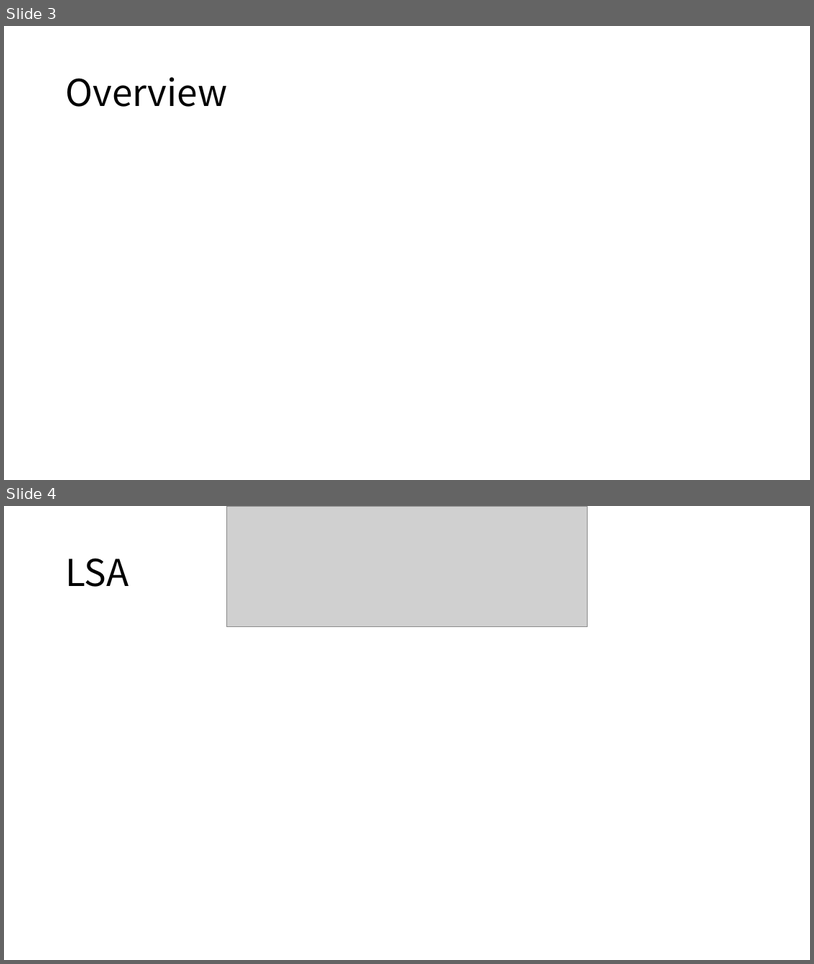
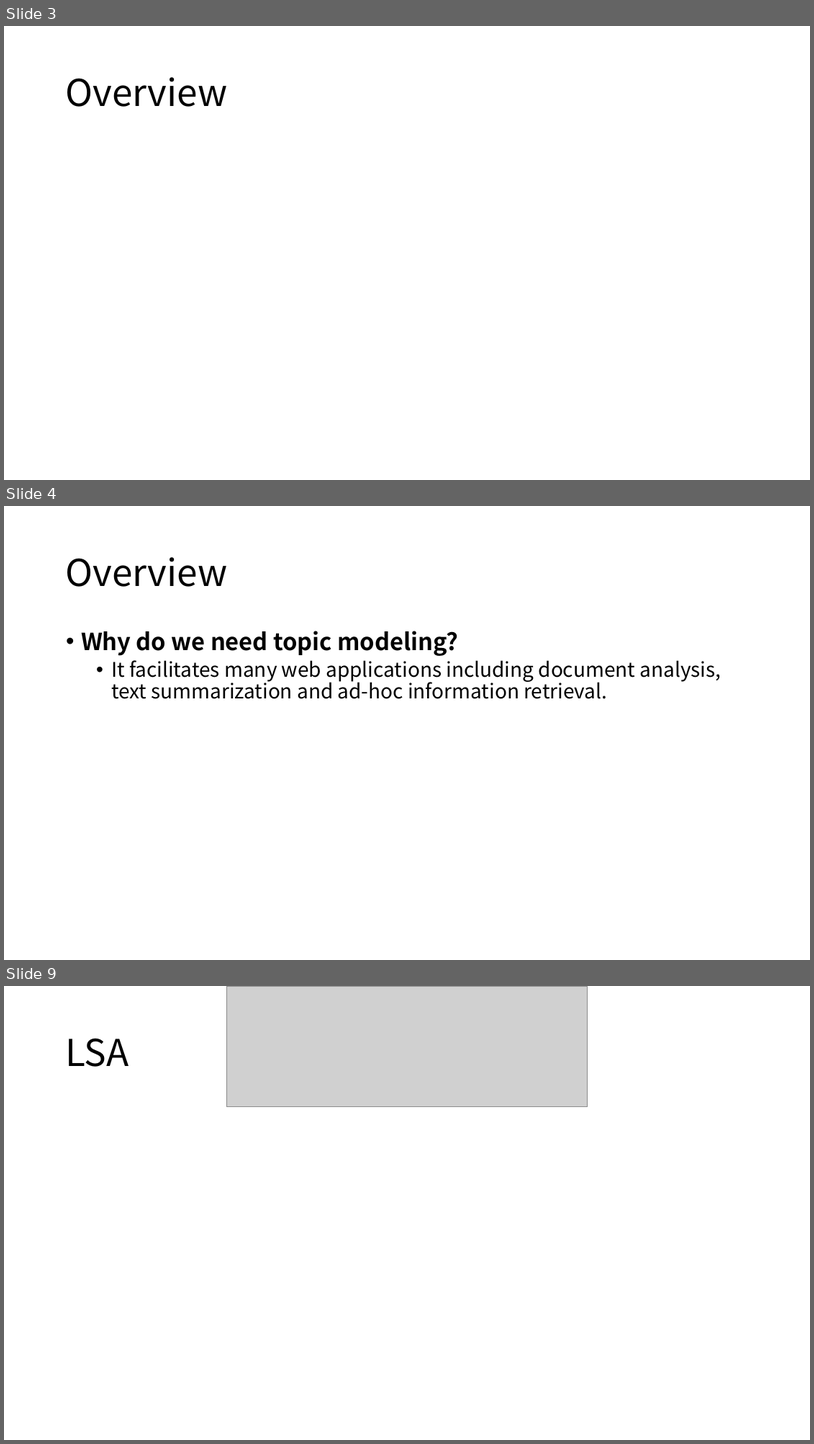
Before and after one commit to namespace-Pt/Topical, a slide deck: docs/Topic Modeling.pptx. Shown one above the other, each under a label of ours: slides 3 and 4 before the commit, slides 3, 4 and 9 after it; the slides between them are not shown. The pictures are 814x964 and 814x1444 pixels, drawn with LibreOffice and Linux fonts; fonts in the diff are those of the drawing; grey boxes stand for pictures. Boxes give left, top, right and bottom in pixels: in the first picture for what was removed or moved away, otherwise in the second. Text is boxed around its words. In the diff, an @@ line names an element or a change of style, - is before the commit and + after.

```diff
--- a/docs/Topic Modeling.pptx
+++ b/docs/Topic Modeling.pptx
@@ slide 4 added at (x1=4, y1=506, x2=810, y2=960), background #FFFFFF @@
@@ title added at (x1=65, y1=557, x2=227, y2=587), 44 pt, text #000000 @@
+Overview
@@ text added at (x1=81, y1=631, x2=722, y2=699), 24 pt, text #000000 @@
+• Why do we need topic modeling?
+  • It facilitates many web applications including document analysis, text summarization and ad-hoc information retrieval.
@@ what was slide 4 is now slide 9 @@
```
Also in this commit, not shown: 4 slides changed, 12 other slides added, 2 slides removed, 1 other file.
